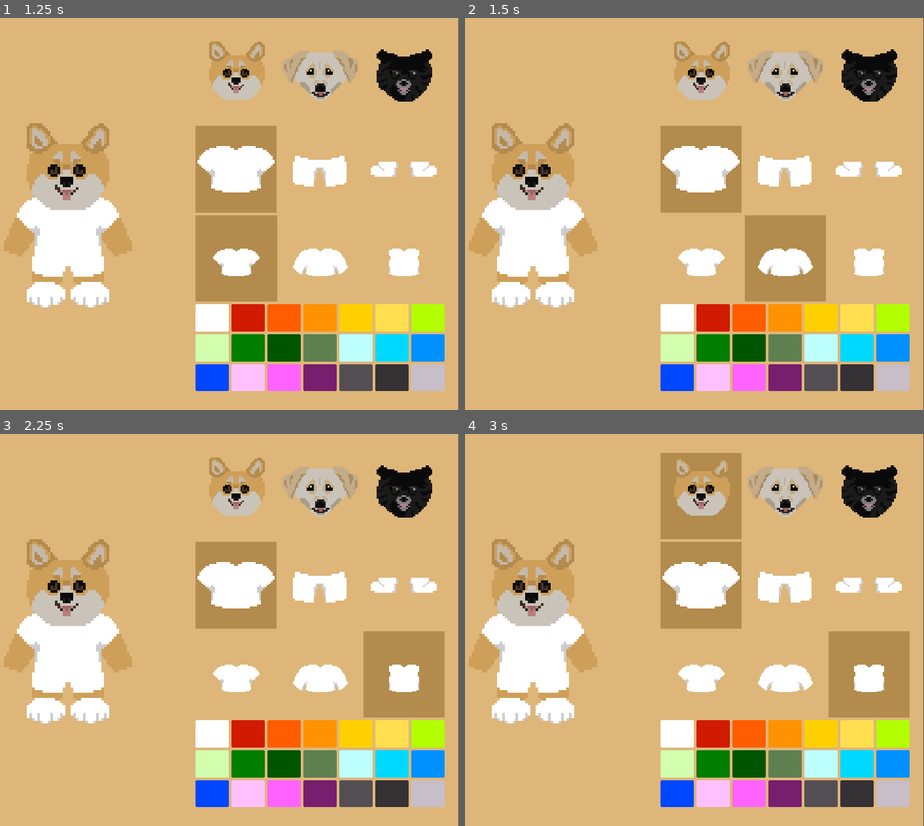
Above: before the commit, frames 1-4 (two rows, left to right).
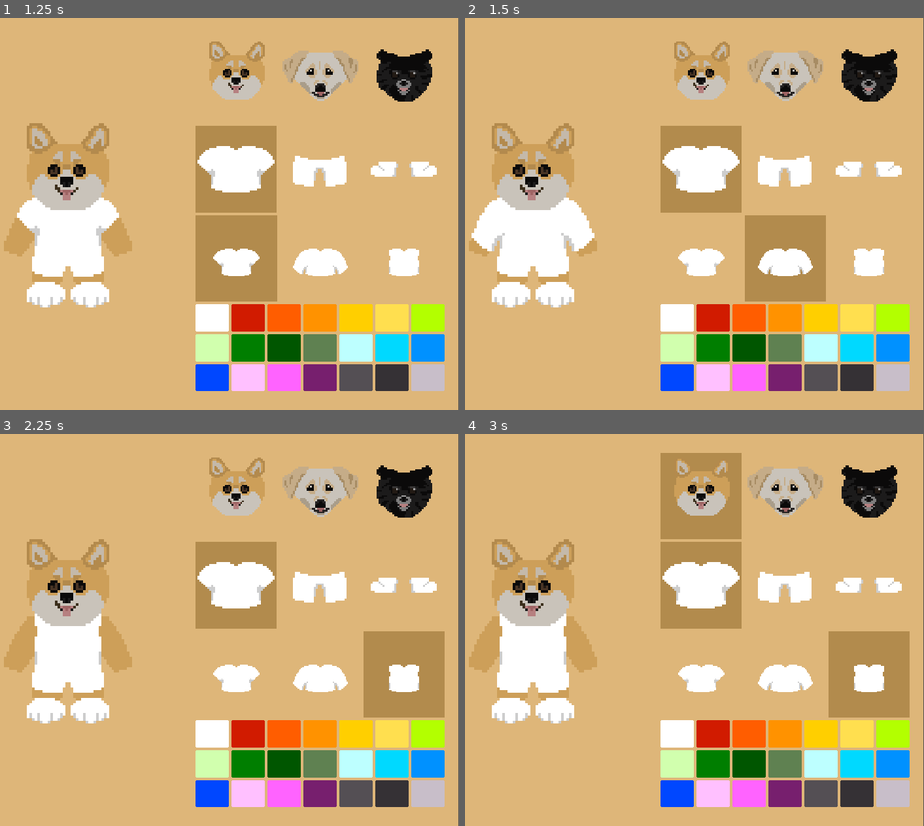
Above: after the commit, the same moments.

Repository: Katie-N/Its-a-Dogs-World
Game: Godot game, scene res://Scenes/Shop/TryOn.tscn
Two runs of this game, one before a commit and one after it. Both use one fixed random seed, a clock stepped at 60 frames per second and the inputs below. The project has no main scene, so this scene is started directly.
Inputs (mouse positions are in pixels of both pictures, inside the frame that each line leads up to):
- Up to frame 1 (1.25 s): click (234, 257) at 0.5 s
- Up to frame 2 (1.5 s): click (786, 257) at 1.25 s
- Up to frame 3 (2.25 s): click (403, 673) at 2 s
- Up to frame 4 (3 s): click (699, 496) at 2.75 s

Frame 1 is identical in both runs. In frame 2, 0.7% of the frame differs, in the area x 1-29%, y 50-60%; in frame 3, 0.5%; in frame 4, 0.5%.

Commit message:
Can now change which clothing item is being modeled!

Diff:
--- a/Scenes/Shop/TryOn.tscn
+++ b/Scenes/Shop/TryOn.tscn
@@ -44,7 +44,6 @@
 max_speed = 0
 
 [node name="CustomizationOptions" type="VBoxContainer" parent="CanvasLayer" unique_id=274777222]
-anchors_preset = -1
 offset_left = 397.0
 offset_top = 29.0
 offset_right = 778.0
--- a/Scenes/Shop/try_on.gd
+++ b/Scenes/Shop/try_on.gd
@@ -144,10 +144,9 @@
 		clothingItemButton.button_group = clothingButtonGroup
 		clothingItemButton.toggle_mode = true
 
-		#clothingItemButton.toggled.connect(changeClothingItem.bind(clothingItem))
-#		It will automatically pass the toggled value as the first parameter even though we don't bind it.
+#		It will automatically pass the toggled value as the first parameter even though we don't bind it. So the functions need to account for that invisible first parameter.
+		clothingItemButton.toggled.connect(changeClothingItem.bind(clothing))
 		clothingItemButton.toggled.connect(toggleBackground.bind(clothingItemButton))
-
 
 #		Add the button to the scene
 		clothingItemTemplateButton.get_parent().add_child(clothingItemButton)
@@ -163,6 +162,38 @@
 		else:
 			child.visible = false
 
+func changeClothingItem(pressed, clothingType):
+	if pressed:
+		print(clothingType)
+		var buttonInGroup = $"CanvasLayer/CustomizationOptions/Clothing Selection".find_child(clothingType + "*", false, false)
+		var spritesheetRowIndex = getClothingIndex(clothingType, buttonInGroup)
+		print(spritesheetRowIndex)
+		if spritesheetRowIndex == null:
+			return
+
+		var spriteToChange
+		match clothingType:
+			"shirts":
+				spriteToChange = $"CanvasLayer/DogCharacter/Composite Sprites/Shirt"
+			"pants":
+				spriteToChange = $"CanvasLayer/DogCharacter/Composite Sprites/Pants"
+			"shoes":
+				spriteToChange = $"CanvasLayer/DogCharacter/Composite Sprites/Shoes"
+		if spriteToChange == null:
+			return
+
+#		Multiply by the number of columns in the spritesheet in order to get the correct frame.
+		spriteToChange.frame = spritesheetRowIndex * spriteToChange.hframes
+
+# This function takes the clothing type string ("shirts", "pants", or "shoes"), and an instance of a button in that group.
+# and returns the row of the spritesheet that has the selected clothing
+func getClothingIndex(clothingType, buttonInGroup):
+	var pressedButtonInGroup = buttonInGroup.button_group.get_pressed_button()
+	if pressedButtonInGroup == null:
+		return null
+	var number = pressedButtonInGroup.name.replace(clothingType, "")
+	var index = int(number)
+	return index
 
 func _on_shirt_button_toggled(pressed: bool) -> void:
 	# If its pressed then the background color rect will be visible (pressed = true so visible = true). Otherwise it will be hidden
@@ -182,7 +213,7 @@
 	if pressed:
 		clothingTypeSelected("shoes")
 
-# Notes regarding how to setup the buttons
+# Notes regarding how to setup the buttons (excluding the color selection buttons)
 # TextureButton SETTINGS
 	# To make the button have an arrow when hovered over, chaange Mouse -> Default Cursor Shape = Arrow
 	# To make the texture scale set Textures -> Stretch Mode = Keep Aspect Centered and set Layout -> Container Sizing -> Horizontal (and Vertical) -> Fill and under it set Expand = True
